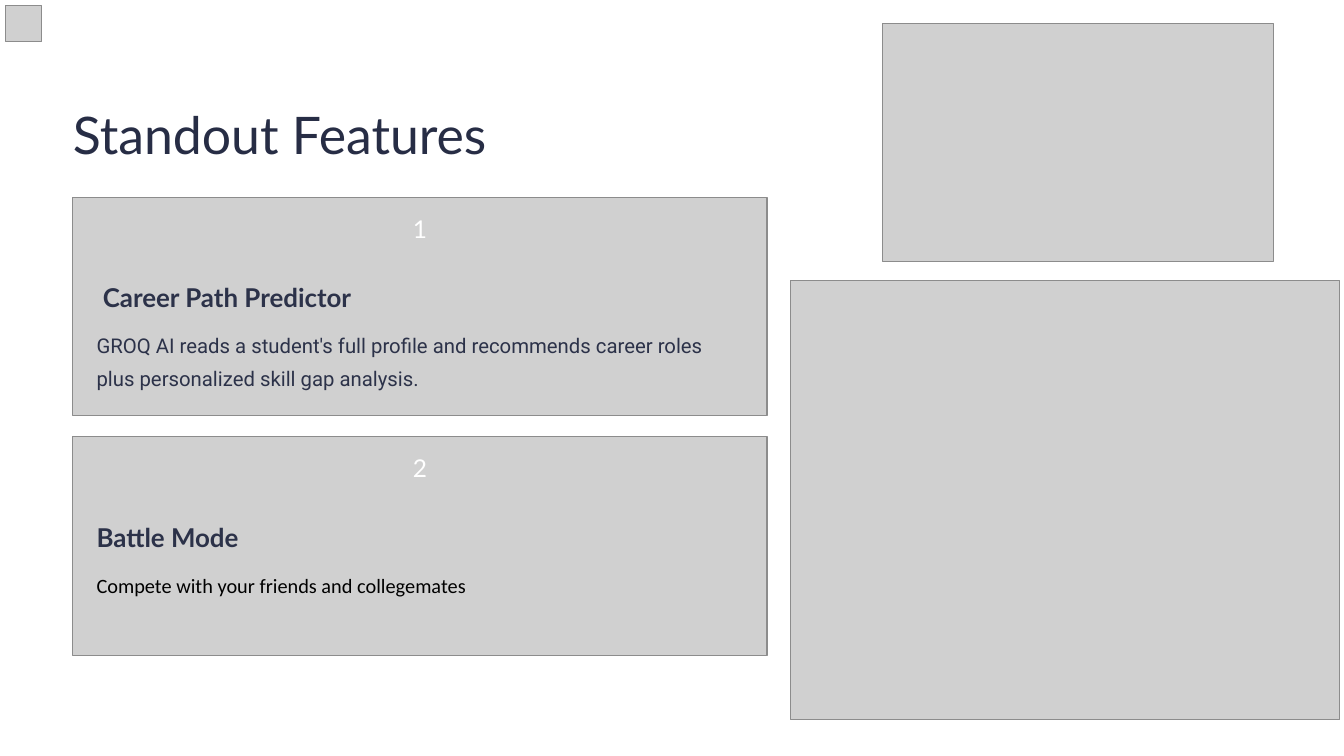
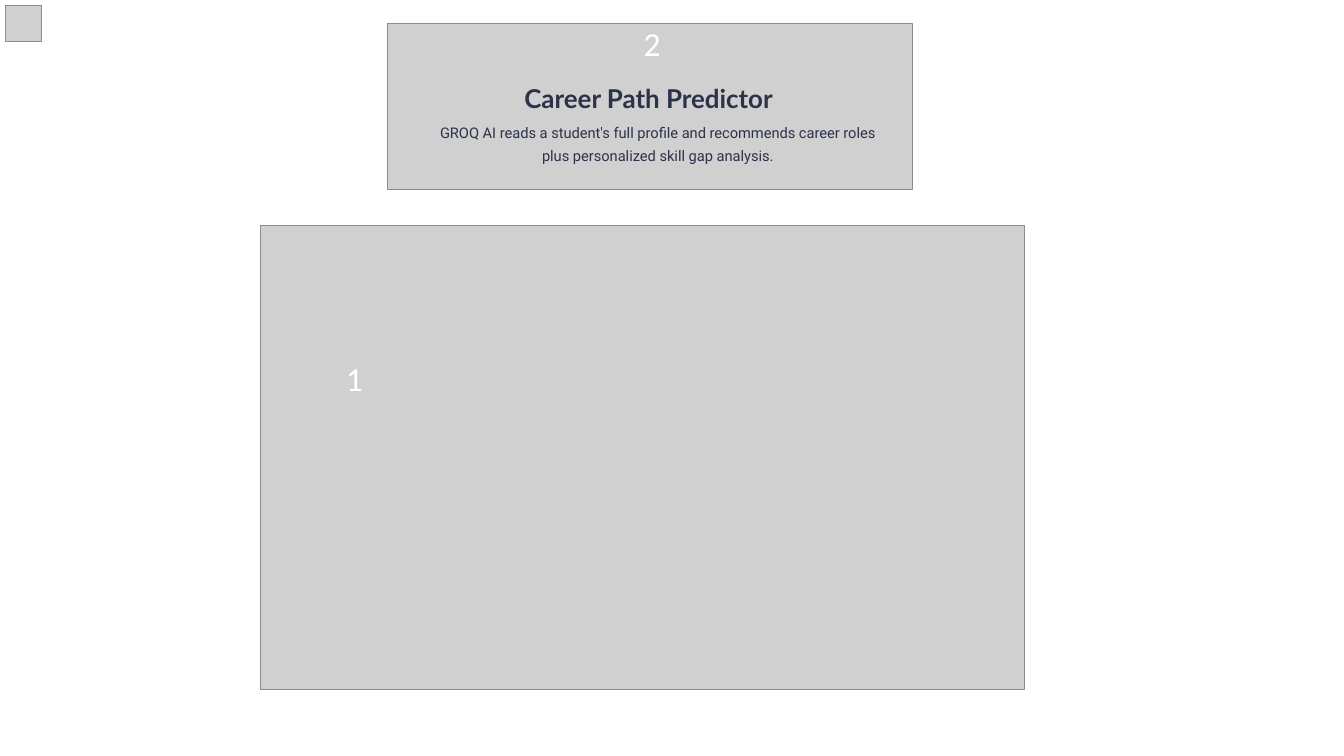
Before and after one commit to Pashvinder/Student-Profile-Management-System, a slide deck: slide 11 of files/Nodus_3G2_TeamNo_10.pptx. Drawn at 1344x756 pixels with LibreOffice and Linux fonts; fonts in the diff are those of the drawing; grey boxes stand for pictures; background and template pictures are left out. Boxes give left, top, right and bottom in pixels: in the first picture for what was removed or moved away, otherwise in the second. Text is boxed around its words. In the diff, an @@ line names an element or a change of style, - is before the commit and + after.

```diff
--- a/files/Nodus_3G2_TeamNo_10.pptx
+++ b/files/Nodus_3G2_TeamNo_10.pptx
@@ picture added at <box>387,24,912,190</box> @@
@@ text "2" at <box>644,35,661,56</box>: size 17.5 to 24 pt, font Lato to Calibri; alignment centre to left; vertical alignment middle to top @@
@@ text "2": place and size @@
-text "2" at <box>413,460,427,477</box>
+text "2" at <box>644,35,661,56</box>
@@ text "Career Path Predictor": place and size @@
-text "Career Path Predictor" at <box>103,287,351,307</box>
+text "Career Path Predictor" at <box>524,88,773,108</box>
@@ text removed at <box>73,116,487,155</box> @@
-Standout Features
@@ text "GROQ AI reads a student's ...": place and size @@
-text "GROQ AI reads a student's ..." at <box>97,337,702,391</box>
+text "GROQ AI reads a student's ..." at <box>440,127,875,164</box>
@@ text "GROQ AI reads a student's ..." at <box>440,127,875,164</box>: size 14.5 to 10.5 pt; alignment left to centre @@
@@ picture removed at <box>73,197,767,415</box> @@
@@ picture: place and size @@
-picture at <box>882,24,1273,262</box>
+picture at <box>260,226,1024,690</box>
@@ picture removed at <box>790,280,1340,720</box> @@
@@ text "1": place and size @@
-text "1" at <box>413,221,427,238</box>
+text "1" at <box>346,370,363,391</box>
@@ text "1" at <box>346,370,363,391</box>: size 17.5 to 24 pt, font Lato to Calibri; alignment centre to left; vertical alignment middle to top @@
@@ picture removed at <box>73,437,767,655</box> @@
@@ text removed at <box>97,527,238,547</box> @@
-Battle Mode
@@ text removed at <box>97,579,466,597</box> @@
-Compete with your friends and collegemates
```
Also in this commit, not shown: 2 other slides changed, 4 slides added, 1 slide removed, 5 other files.
